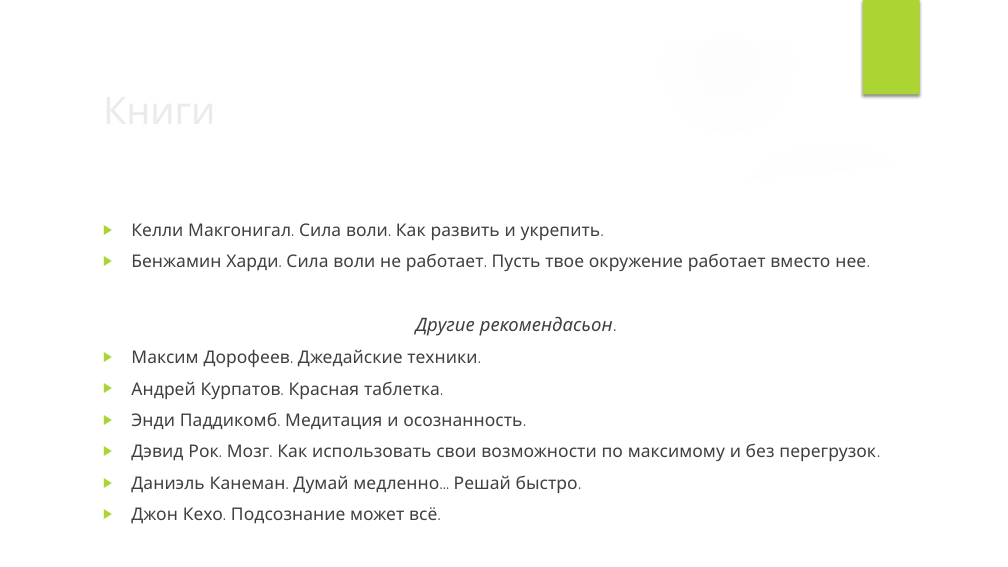
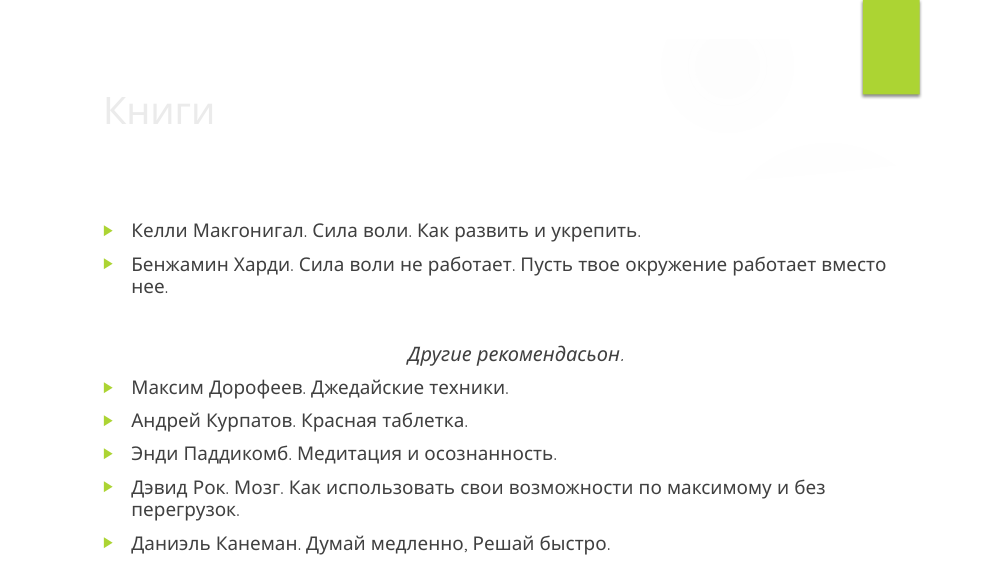
Before and after one commit to VladimirMakarevich/presentations, a slide deck: slide 62 of softskills/willpower/willpower.pptx (slide 75 before the commit). Drawn at 1008x567 pixels with LibreOffice and Linux fonts; fonts in the diff are those of the drawing; background and template pictures are left out. Boxes give left, top, right and bottom in pixels: in the first picture for what was removed or moved away, otherwise in the second. Text is boxed around its words. In the diff, an @@ line names an element or a change of style, - is before the commit and + after.

```diff
--- a/softskills/willpower/willpower.pptx
+++ b/softskills/willpower/willpower.pptx
@@ text at [131, 223, 886, 521]: size 16.6 to 18 pt in "Келли Макгонигал. Сила воли. Как развить и ...", "Бенжамин Харди. Сила воли не работает. Пусть ...", "Максим Дорофеев. Джедайские техники.", "Андрей Курпатов. Красная таблетка." and 2 more places; size 17.6 to 19 pt in "Другие рекомендасьон." @@
@@ text at [131, 535, 607, 555]: text changed; size 16.6 to 18 pt @@
-▶ Даниэль Канеман. Думай медленно... Решай быстро.
-▶ Джон Кехо. Подсознание может всё.
+▶ Даниэль Канеман. Думай медленно, Решай быстро.
```
Also in this commit, not shown: 4 other slides changed, 2 slides added, 15 slides removed.
